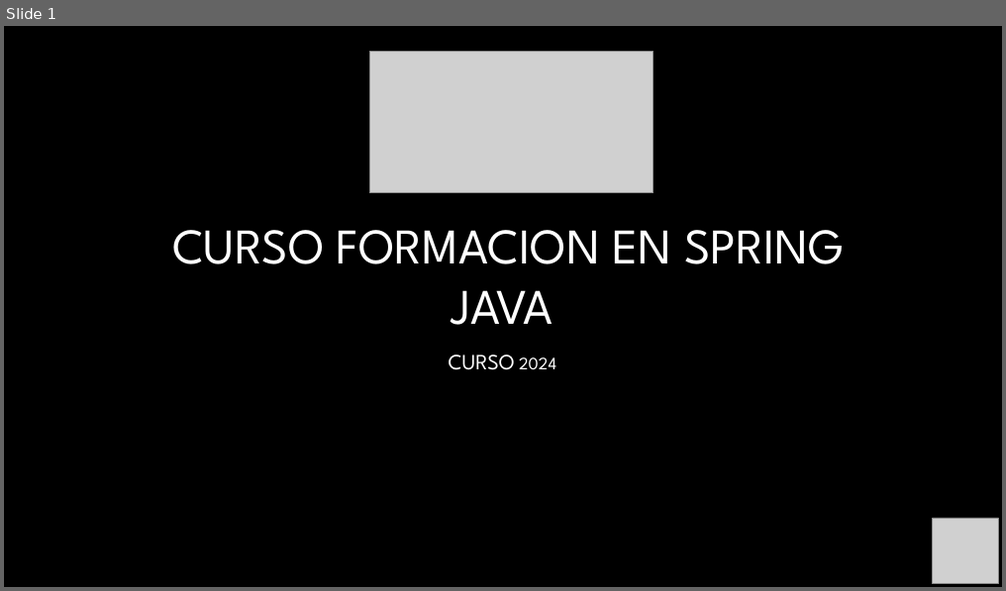
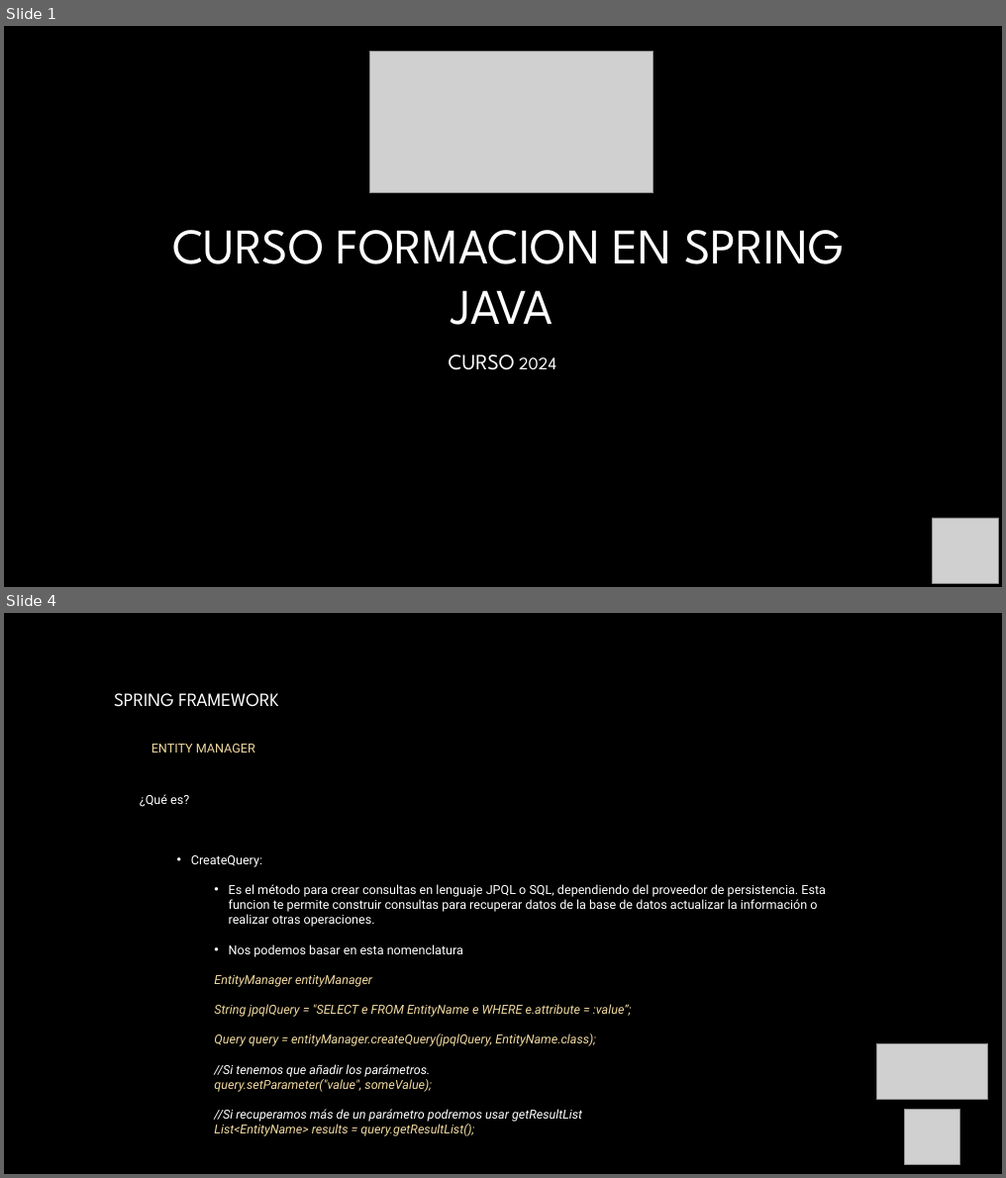
Before and after one commit to AntonioPardoRuiz/cursoSpring, a slide deck: Unidad 9- Spring MVC IV-Entity Manager.pptx. Shown one above the other, each under a label of ours: slide 1 before the commit, slides 1 and 4 after it; the slides between them are not shown. The pictures are 1006x591 and 1006x1178 pixels, drawn with LibreOffice and Linux fonts; fonts in the diff are those of the drawing; grey boxes stand for pictures; background and template pictures are left out. Boxes give left, top, right and bottom in pixels: in the first picture for what was removed or moved away, otherwise in the second. Text is boxed around its words. In the diff, an @@ line names an element or a change of style, - is before the commit and + after.

```diff
--- a/Unidad 9- Spring MVC IV-Entity Manager.pptx
+++ b/Unidad 9- Spring MVC IV-Entity Manager.pptx
@@ slide 4 added at (x1=4, y1=613, x2=1002, y2=1174), background picture (left out) @@
@@ text added at (x1=114, y1=693, x2=279, y2=753), 18 pt, text #FFFFFF @@
+SPRING FRAMEWORK
+  ENTITY MANAGER
@@ text added at (x1=140, y1=794, x2=826, y2=1137), 12 pt, text #FFFFFF, italic @@
+  ¿Qué es?
+    • CreateQuery:
+      • Es el método para crear consultas en lenguaje JPQL o SQL, dependiendo del proveedor de persistencia. Esta funcion te permite construir consultas para recuperar datos de la base de datos actualizar la información o realizar otras operaciones.
+      • Nos podemos basar en esta nomenclatura
+      EntityManager entityManager
+      String jpqlQuery = "SELECT e FROM EntityName e WHERE e.attribute = :value“;
+      Query query = entityManager.createQuery(jpqlQuery, EntityName.class);
+      //Si tenemos que añadir los parámetros.
+      query.setParameter("value", someValue);
+      //Si recuperamos más de un parámetro podremos usar getResultList
+      List<EntityName> results = query.getResultList();
@@ picture added at (x1=877, y1=1045, x2=988, y2=1100) @@
@@ picture added at (x1=905, y1=1110, x2=960, y2=1165) @@
```
Also in this commit, not shown: 2 slides changed, 5 other slides added, 30 other files.
